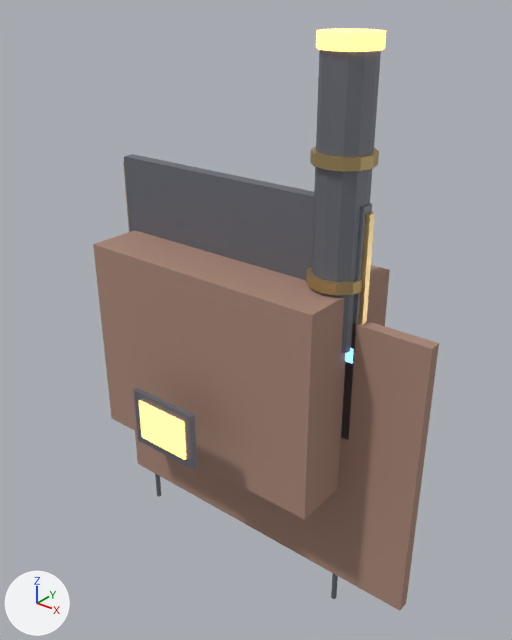
One commit to the Blender file blender/source/gearforge_boiler_house.blend: the scene before it, then after it.
One viewpoint serves both versions: a 50 mm camera at (9.41, -11.72, 10.13) aimed at (-0.08, 0.13, 2.78). Lighting does not change. The marker at lower left points along +X, +Y and +Z. The first picture is the older version.

Objects in the first picture: 'gearforge_boiler_house_chimney', 'gearforge_boiler_house_chimney_band_a', 'gearforge_boiler_house_chimney_band_b', 'gearforge_boiler_house_chimney_lip', 'gearforge_boiler_house_furnace_frame', 'gearforge_boiler_house_furnace_mouth', 'gearforge_boiler_house_hall', 'gearforge_boiler_house_lamp_pole_-38', 'gearforge_boiler_house_lamp_pole_26', 'gearforge_boiler_house_pad', 'gearforge_boiler_house_roof', 'gearforge_boiler_house_roof_trim' and 1 more.
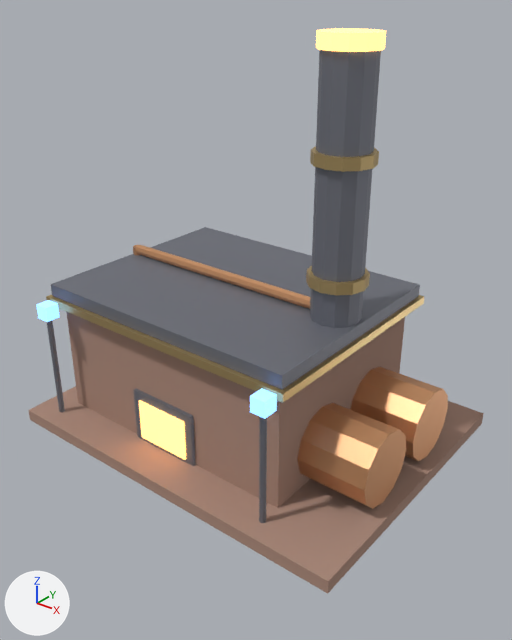
What differs and where, as boxes (x1, y1, x2, y2) in the pictures (512 x 640 px; the box of a moved part takes in the faces that stretch with it):
'gearforge_boiler_house_hall', rescaled: before (93, 230, 390, 520); after (67, 312, 405, 508)
'gearforge_boiler_house_pad', rescaled (50% wider, 28% shorter): before (135, 321, 439, 611); after (29, 386, 484, 594)
'gearforge_boiler_house_roof', rescaled (49% wider, 43% shorter): before (124, 154, 372, 440); after (51, 227, 420, 390)
'gearforge_boiler_house_tank_1', reshaped (not visible before): after (350, 367, 448, 461)
'gearforge_boiler_house_roof_trim', rescaled: before (123, 161, 375, 325); after (46, 294, 424, 403)
'gearforge_boiler_house_lamp_pole_26', moved: before (331, 574, 338, 599); after (259, 417, 267, 523)
'gearforge_boiler_house_lamp_pole_-38', moved: before (155, 474, 161, 496); after (47, 321, 65, 413)
'gearforge_boiler_house_lamp_head_-38', moved (not visible before): after (36, 300, 60, 322)
part 5 of me_cylinder_004, moved or reshaped (not visible before): after (297, 403, 406, 509)
'gearforge_boiler_house_pipe_h', unchanged, uncovered by the edit: after (136, 245, 310, 309)

Patch to the scene script:
```diff
--- a/blender/source/gearforge_boiler_house.blend.py
+++ b/blender/source/gearforge_boiler_house.blend.py
@@ me_cube @@
-me_cube.from_pydata(...)  # 8 vertices, 6 faces; spans x -4.5..4.5, y -0.15..0.15, z -3.35..3.65
+me_cube.from_pydata(...)  # 8 vertices, 6 faces; spans x -4.5..4.5, y -3.5..3.5, z 0.0..0.3
+# me_cube part 1: the whole mesh is scaled about its middle by (1, 23.3, 0.0429)
 me_cube.materials.append(mat_gearforge_boiler_house_brick_mat)
@@ me_cube_001 @@
-me_cube_001.from_pydata(...)  # 8 vertices, 6 faces; spans x -3.8..2.6, y -1.5..1.5, z -0.7..4.3
+me_cube_001.from_pydata(...)  # 8 vertices, 6 faces; spans x -3.8..2.6, y -2.5..2.5, z 0.3..3.3
+# me_cube_001 part 2: the whole mesh is scaled about its middle by (1, 1.67, 0.6)
 me_cube_001.materials.append(mat_gearforge_boiler_house_brick_mat)
@@ me_cube_002 @@
-me_cube_002.from_pydata(...)  # 8 vertices, 6 faces; spans x -4.0..2.8, y -0.15..0.15, z 0.75..6.15
+me_cube_002.from_pydata(...)  # 8 vertices, 6 faces; spans x -4.0..2.8, y -2.7..2.7, z 3.3..3.6
+# me_cube_002 part 3: the whole mesh is scaled about its middle by (1, 18, 0.0556)
 me_cube_002.materials.append(mat_gearforge_boiler_house_iron_mat)
@@ me_cube_003 @@
-me_cube_003.from_pydata(...)  # 8 vertices, 6 faces; spans x -4.1..2.9, y -0.09..0.09, z 0.4..6.0
+me_cube_003.from_pydata(...)  # 8 vertices, 6 faces; spans x -4.1..2.9, y -2.8..2.8, z 3.11..3.29
+# me_cube_003 part 4: the whole mesh is scaled about its middle by (1, 31.1, 0.0321)
 me_cube_003.materials.append(mat_gearforge_boiler_house_brass_mat)
@@ me_cylinder_004 @@
-me_cylinder_004.from_pydata(...)  # 24 vertices, 14 faces; spans x -2.65..-0.95, y 0.6..3.0, z 0.35..2.05
+me_cylinder_004.from_pydata(...)  # 24 vertices, 14 faces; spans x 1.8..4.2, y -1.85..-0.15, z 0.3..2.0
+# me_cylinder_004 part 5: the whole mesh is multiplied about its middle by the matrix ((0.0, -1.0, 0.0), (0.0, 0.0, 1.0), (-1.0, 0.0, 0.0)), then moved by (4.8, -2.8, -0.05)
 me_cylinder_004.materials.append(mat_gearforge_boiler_house_copper_mat)
@@ me_cylinder_005 @@
-me_cylinder_005.from_pydata(...)  # 24 vertices, 14 faces; spans x -0.65..1.05, y 0.6..3.0, z 0.35..2.05
+me_cylinder_005.from_pydata(...)  # 24 vertices, 14 faces; spans x 1.8..4.2, y 0.15..1.85, z 0.3..2.0
+# me_cylinder_005 part 6: the whole mesh is multiplied about its middle by the matrix ((0.0, -1.0, 0.0), (0.0, 0.0, 1.0), (-1.0, 0.0, 0.0)), then moved by (2.8, -0.8, -0.05)
 me_cylinder_005.materials.append(mat_gearforge_boiler_house_copper_mat)
@@ me_cube_006 @@
-me_cube_006.from_pydata(...)  # 8 vertices, 6 faces; spans x -3.975..-3.625, y -0.175..0.175, z 2.725..3.075
+me_cube_006.from_pydata(...)  # 8 vertices, 6 faces; spans x -3.975..-3.625, y -3.175..-2.825, z 2.9..3.25
+# me_cube_006 part 7: the whole mesh is moved by (0.0, -3.0, 0.175)
 me_cube_006.materials.append(mat_gearforge_boiler_house_glow_mat)
@@ ob_gearforge_boiler_house_lamp_pole__38 @@
 ob_gearforge_boiler_house_lamp_pole__38 = bpy.data.objects.new('gearforge_boiler_house_lamp_pole_-38', me_cylinder_008)
-ob_gearforge_boiler_house_lamp_pole__38.location = (-3.8, 0.0, -3.0)
+ob_gearforge_boiler_house_lamp_pole__38.location = (-3.8, -3.0, 1.6)
@@ ob_gearforge_boiler_house_lamp_pole_26 @@
 ob_gearforge_boiler_house_lamp_pole_26 = bpy.data.objects.new('gearforge_boiler_house_lamp_pole_26', me_cylinder_009)
-ob_gearforge_boiler_house_lamp_pole_26.location = (2.6, 0.0, -3.0)
+ob_gearforge_boiler_house_lamp_pole_26.location = (2.6, -3.0, 1.6)
```
